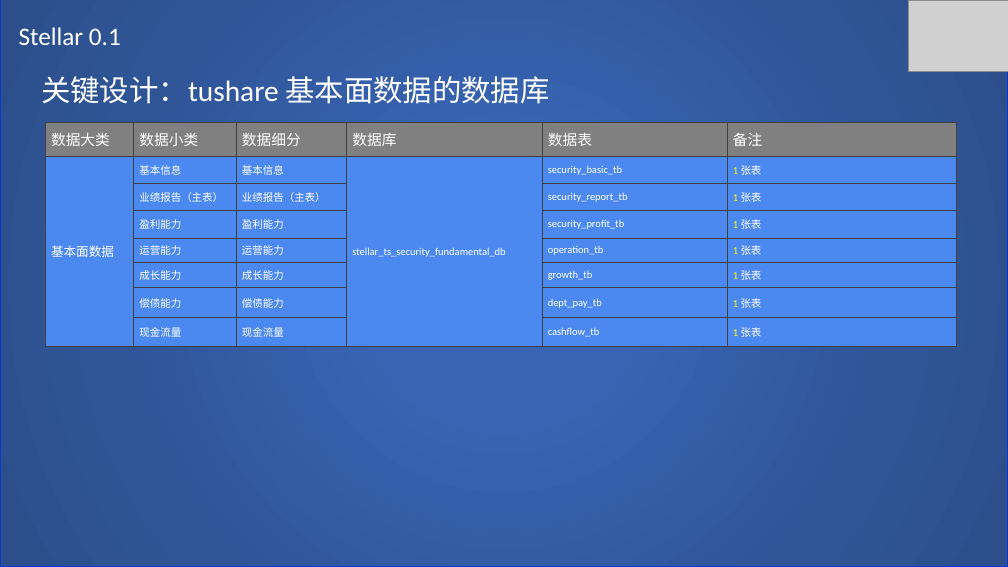
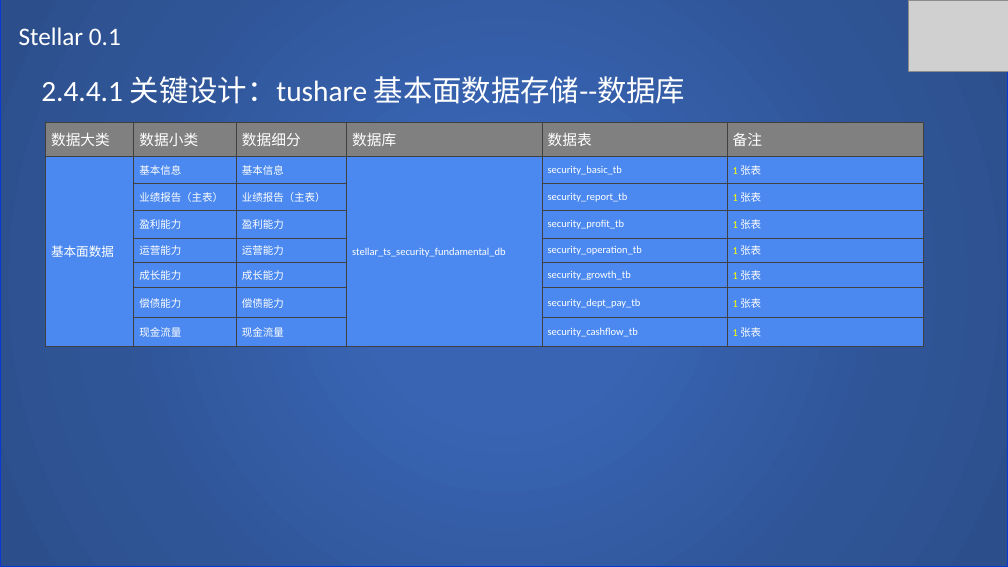
Before and after one commit to SCITLAS/Stellar, a slide deck: slide 42 of Stellar_0.1/documents/design.pptx (slide 29 before the commit). Drawn at 1008x567 pixels with LibreOffice and Linux fonts; fonts in the diff are those of the drawing; grey boxes stand for pictures. Boxes give left, top, right and bottom in pixels: in the first picture for what was removed or moved away, otherwise in the second. Text is boxed around its words. In the diff, an @@ line names an element or a change of style, - is before the commit and + after.

```diff
--- a/Stellar_0.1/documents/design.pptx
+++ b/Stellar_0.1/documents/design.pptx
@@ text at (41, 76, 686, 104): text changed @@
-关键设计：tushare 基本面数据的数据库
+2.4.4.1 关键设计：tushare 基本面数据存储--数据库
@@ table at (45, 122, 925, 346) @@
-row 5, column 5: operation_tb
+row 5, column 5: security_operation_tb
-row 6, column 5: growth_tb
+row 6, column 5: security_growth_tb
-row 7, column 5: dept_pay_tb
+row 7, column 5: security_dept_pay_tb
-row 8, column 5: cashflow_tb
+row 8, column 5: security_cashflow_tb
@@ table: place and size @@
-table at (45, 122, 957, 346)
+table at (45, 122, 925, 346)
```
Also in this commit, not shown: 21 other slides changed, 30 slides added, 1 other file.
